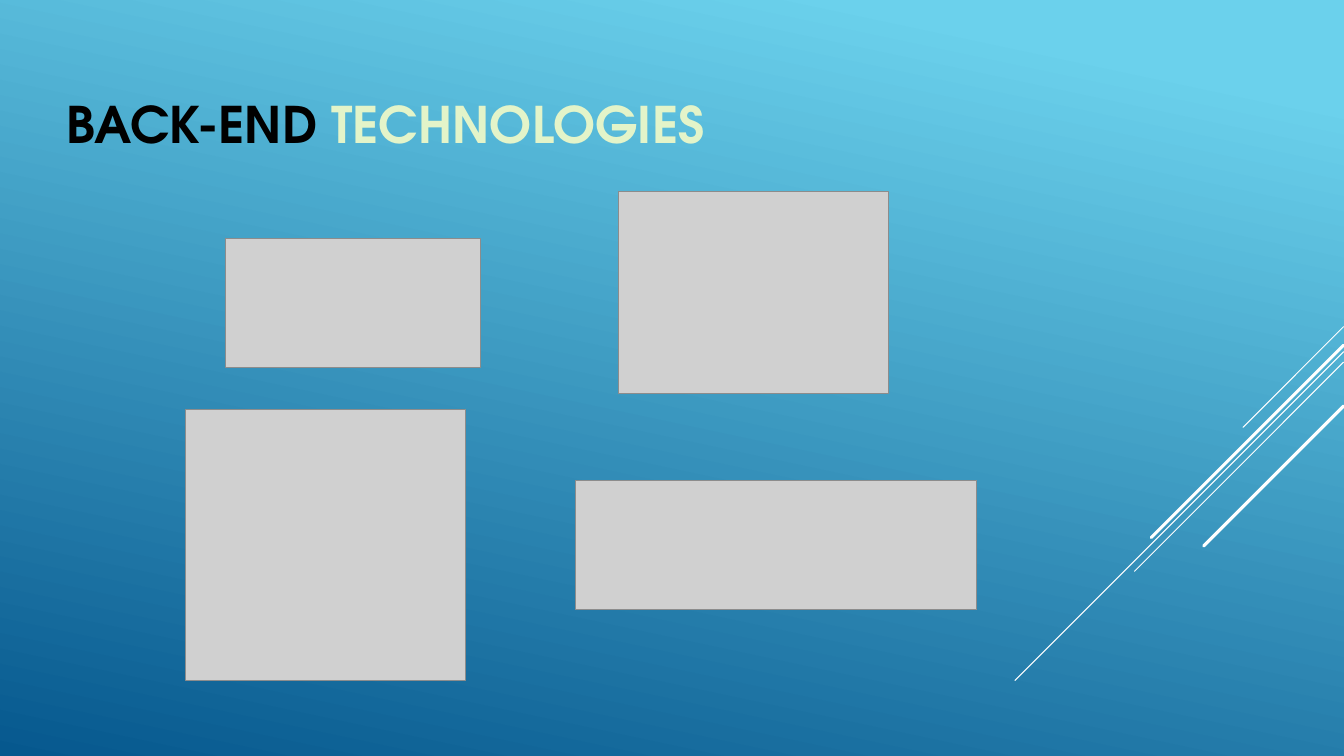
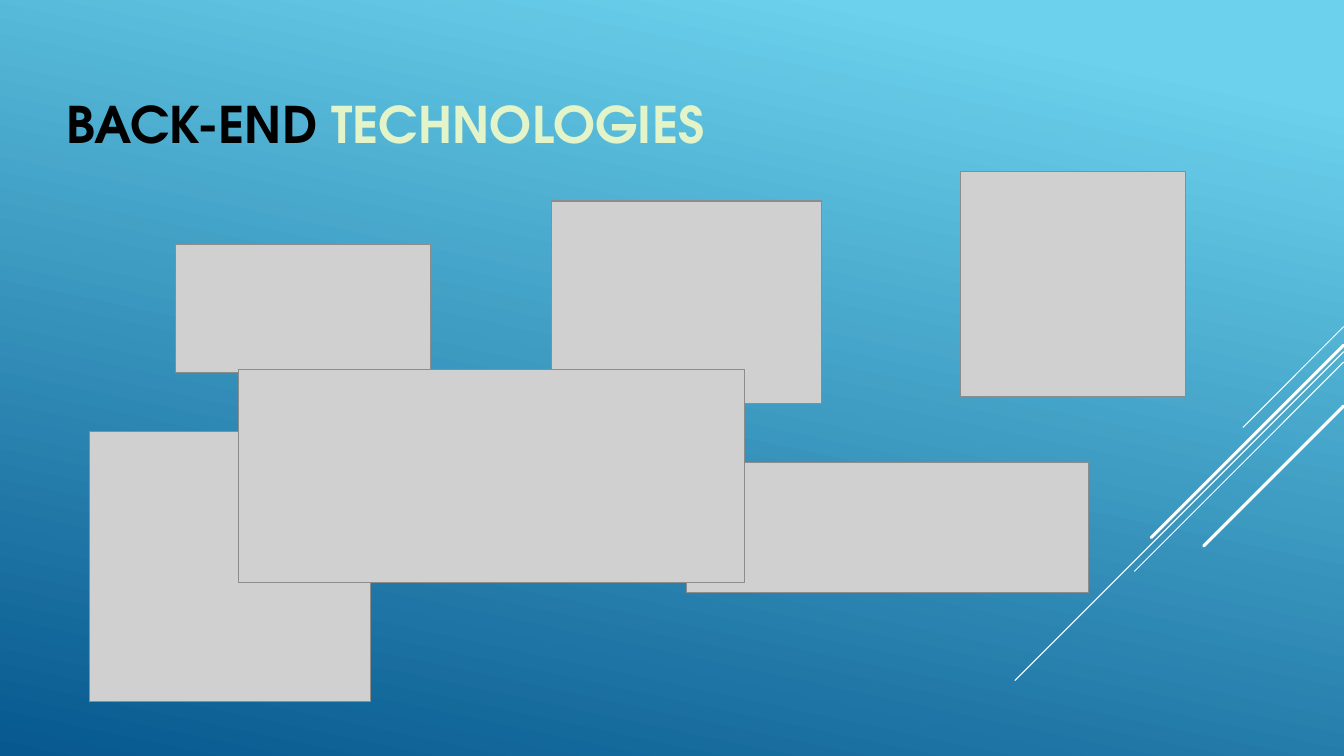
Before and after one commit to shaunc44/custom-trading-algorithms, a slide deck: slide 5 of FinalPresentation.pptx (slide 4 before the commit). Drawn at 1344x756 pixels with LibreOffice and Linux fonts; fonts in the diff are those of the drawing; grey boxes stand for pictures. Boxes give left, top, right and bottom in pixels: in the first picture for what was removed or moved away, otherwise in the second. Text is boxed around its words. In the diff, an @@ line names an element or a change of style, - is before the commit and + after.

```diff
--- a/FinalPresentation.pptx
+++ b/FinalPresentation.pptx
@@ picture added at box(961, 172, 1186, 397) @@
@@ picture: place and size @@
-picture at box(619, 192, 889, 394)
+picture at box(553, 201, 823, 403)
@@ picture: place and size @@
-picture at box(226, 239, 481, 367)
+picture at box(175, 245, 431, 373)
@@ picture added at box(238, 370, 744, 583) @@
@@ picture: place and size @@
-picture at box(186, 409, 466, 681)
+picture at box(90, 432, 370, 703)
@@ picture: place and size @@
-picture at box(576, 480, 977, 610)
+picture at box(687, 463, 1088, 593)
```
Also in this commit, not shown: 5 other slides changed, 1 slide added, 2 other files.
